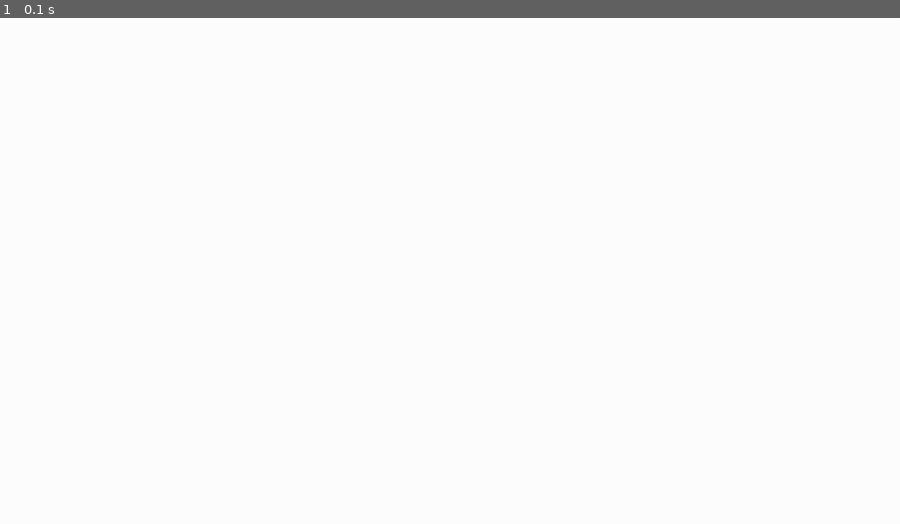
Above: before the commit, frame 1.
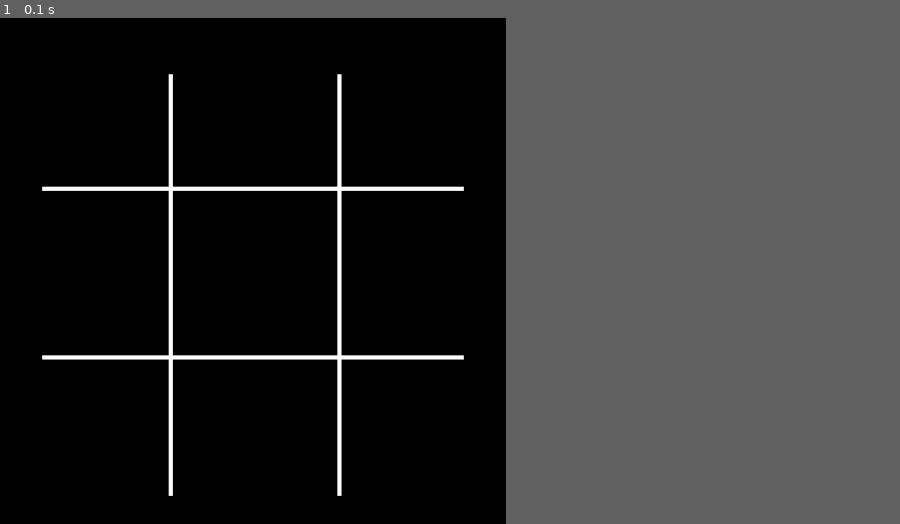
Above: after the commit, the same moment.

Repository: SaulRuizS/Tictactoe
Game: pygame game, started from tictactoe_python.py
The game is run twice, just before and just after one commit, with the same random seed, the same clock (stepped at 60 frames per second) and the same inputs.
Inputs:
- Up to frame 1 (0.1 s): no input
The window is 900x506 before the commit and 506x506 after it. Grey fills any space a smaller window leaves; there, only what the larger window draws over its background counts as a difference.

The runs differ from the first frame. In frame 1, 55% of the frame differs, in the area x 0-57%, y 0-100%.

Commit message:
Grid added

Diff:
--- a/tictactoe_python.py
+++ b/tictactoe_python.py
@@ -4,9 +4,17 @@
 
 # pygame setup
 pygame.init()
-screen = pygame.display.set_mode((1280, 720))
+screenHeight = 720
+screenWidth = 720
+screen = pygame.display.set_mode((screenWidth, screenHeight))
 clock = pygame.time.Clock()
 running = True
+
+lineLength = 600
+lineWidth = 6
+leftPadding = 240
+topPadding = 80
+#spaceOfLines = 50
 
 while running:
     # poll for events
@@ -16,9 +24,15 @@
             running = False
 
     # fill the screen with a color to wipe away anything from last frame
-    screen.fill("white")
+    screen.fill("black")
 
     # RENDER YOUR GAME HERE
+
+    pygame.draw.rect(screen, pygame.Color(255,255,255), pygame.Rect((screenWidth-(leftPadding)), (0+(topPadding)), lineWidth, lineLength), 6)
+    pygame.draw.rect(screen, pygame.Color(255,255,255), pygame.Rect((0+(leftPadding)), (0+(topPadding)), lineWidth, lineLength), 6)
+    pygame.draw.rect(screen, pygame.Color(255,255,255), pygame.Rect(( (screenHeight/2) - (lineLength/2) ), (0+(leftPadding)), lineLength, lineWidth), 6)
+    pygame.draw.rect(screen, pygame.Color(255,255,255), pygame.Rect(( (screenHeight/2) - (lineLength/2) ), (screenHeight-(leftPadding)), lineLength, lineWidth), 6)
+
 
     # flip() the display to put your work on screen
     pygame.display.flip()
